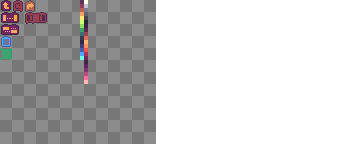
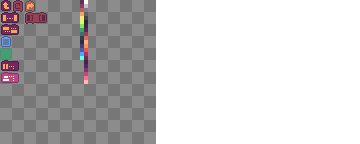
Before/after of a 360x144 layered artwork. What changed in the layer stack:
painted on "Sprites" over [1, 60, 19, 83]
